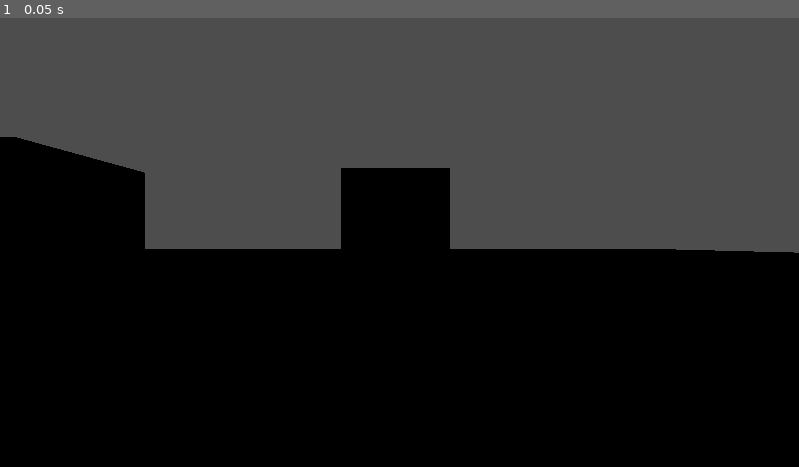
Above: before the commit, frame 1.
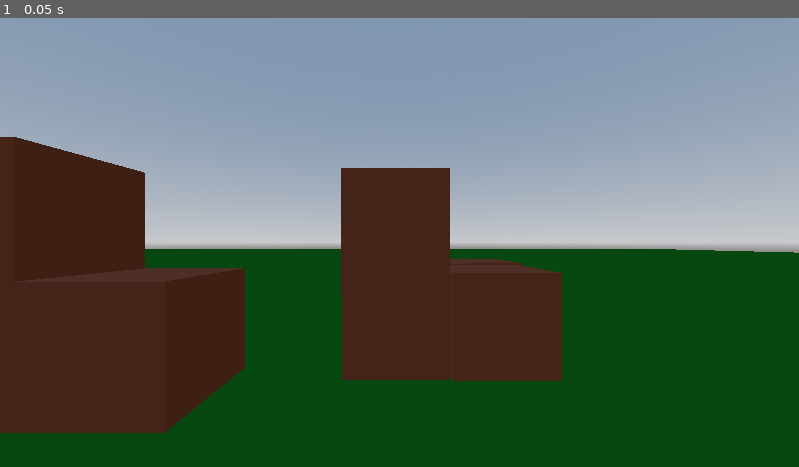
Above: after the commit, the same moment.

Repository: DINOZYAVIER/minecraft-clone
Game: Godot game, scene res://scenes/world.tscn
Same seed, same stepped clock (60 frames per second), same inputs: the game is played once before the commit and once after it.
Inputs:
- Up to frame 1 (0.05 s): no input

The runs differ from the first frame. In frame 1, 100% of the frame differs, in the area x 0-100%, y 0-100%.

Commit message:
Add sun and environment to world scene

Diff:
--- a/scenes/world.tscn
+++ b/scenes/world.tscn
@@ -1,11 +1,27 @@
-[gd_scene load_steps=3 format=3 uid="uid://p47lqkitd8xl"]
+[gd_scene load_steps=6 format=3 uid="uid://p47lqkitd8xl"]
 
 [ext_resource type="Material" uid="uid://c1x48u3dl3n8q" path="res://scenes/materials/dirt.tres" id="1_0lq16"]
+
+[sub_resource type="ProceduralSkyMaterial" id="ProceduralSkyMaterial_7hfcv"]
+sky_horizon_color = Color(0.64625, 0.65575, 0.67075, 1)
+ground_horizon_color = Color(0.64625, 0.65575, 0.67075, 1)
+
+[sub_resource type="Sky" id="Sky_kh38e"]
+sky_material = SubResource("ProceduralSkyMaterial_7hfcv")
+
+[sub_resource type="Environment" id="Environment_5xuml"]
+background_mode = 2
+sky = SubResource("Sky_kh38e")
+tonemap_mode = 2
+glow_enabled = true
 
 [sub_resource type="StandardMaterial3D" id="StandardMaterial3D_elfjg"]
 albedo_color = Color(0, 0.392157, 0, 1)
 
 [node name="World" type="Node3D"]
+
+[node name="WorldEnvironment" type="WorldEnvironment" parent="."]
+environment = SubResource("Environment_5xuml")
 
 [node name="CSGBox3D" type="CSGBox3D" parent="."]
 use_collision = true
